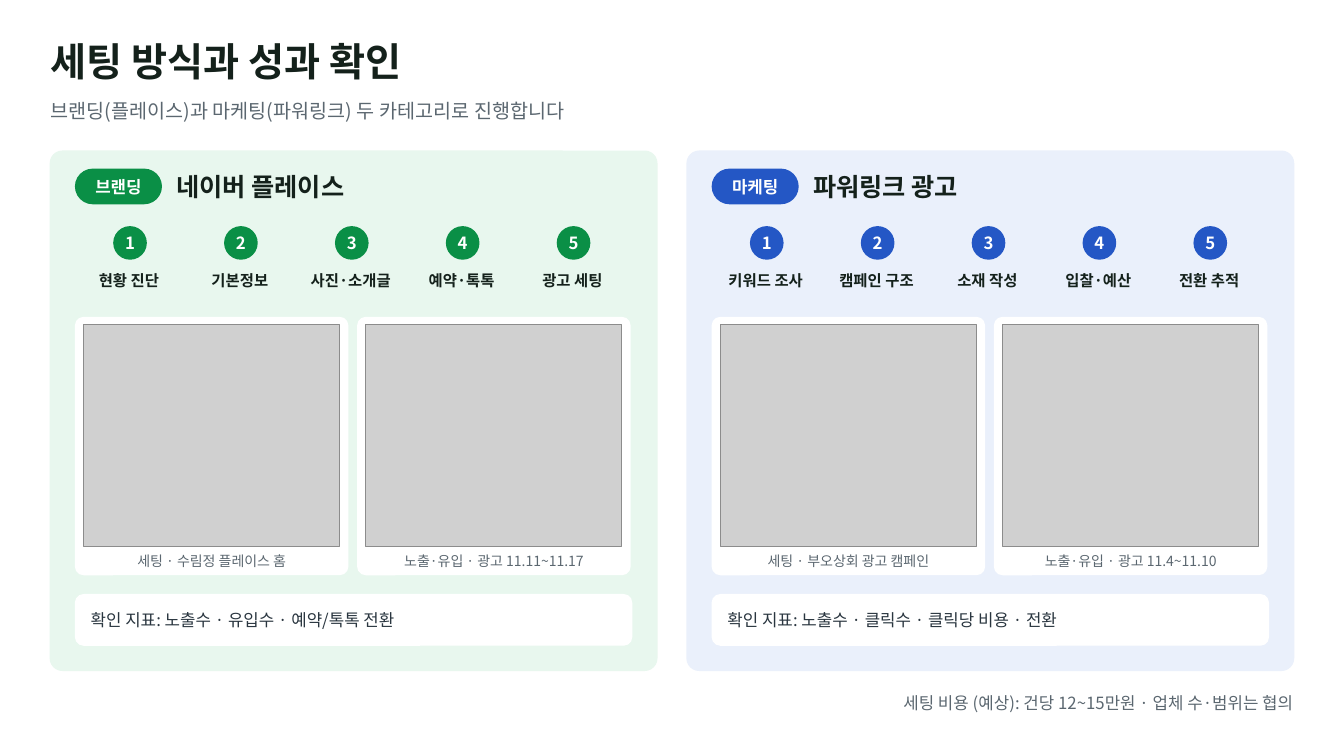
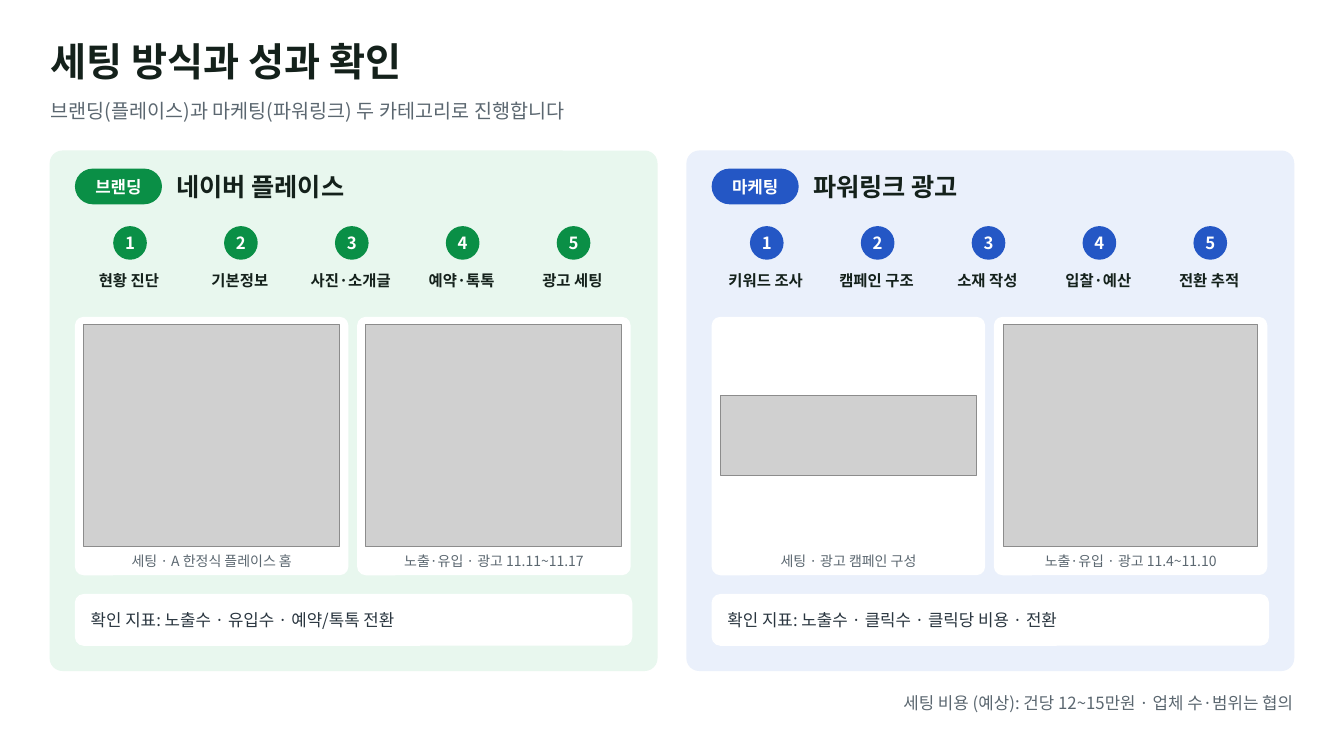
Before and after one commit to alfk0615/placeon, a slide deck: slide 2 of out/company_reference_proposal.pptx. Drawn at 1344x756 pixels with LibreOffice and Linux fonts; fonts in the diff are those of the drawing; grey boxes stand for pictures. Boxes give left, top, right and bottom in pixels: in the first picture for what was removed or moved away, otherwise in the second. Text is boxed around its words. In the diff, an @@ line names an element or a change of style, - is before the commit and + after.

```diff
--- a/out/company_reference_proposal.pptx
+++ b/out/company_reference_proposal.pptx
@@ picture: place and size @@
-picture at (721, 325, 977, 546)
+picture at (721, 396, 977, 476)
@@ text at (132, 554, 292, 567): text changed @@
-세팅 · 수림정 플레이스 홈
+세팅 · A 한정식 플레이스 홈
@@ text at (781, 554, 917, 567): text changed @@
-세팅 · 부오상회 광고 캠페인
+세팅 · 광고 캠페인 구성
```
Also in this commit, not shown: 14 other slides changed.
